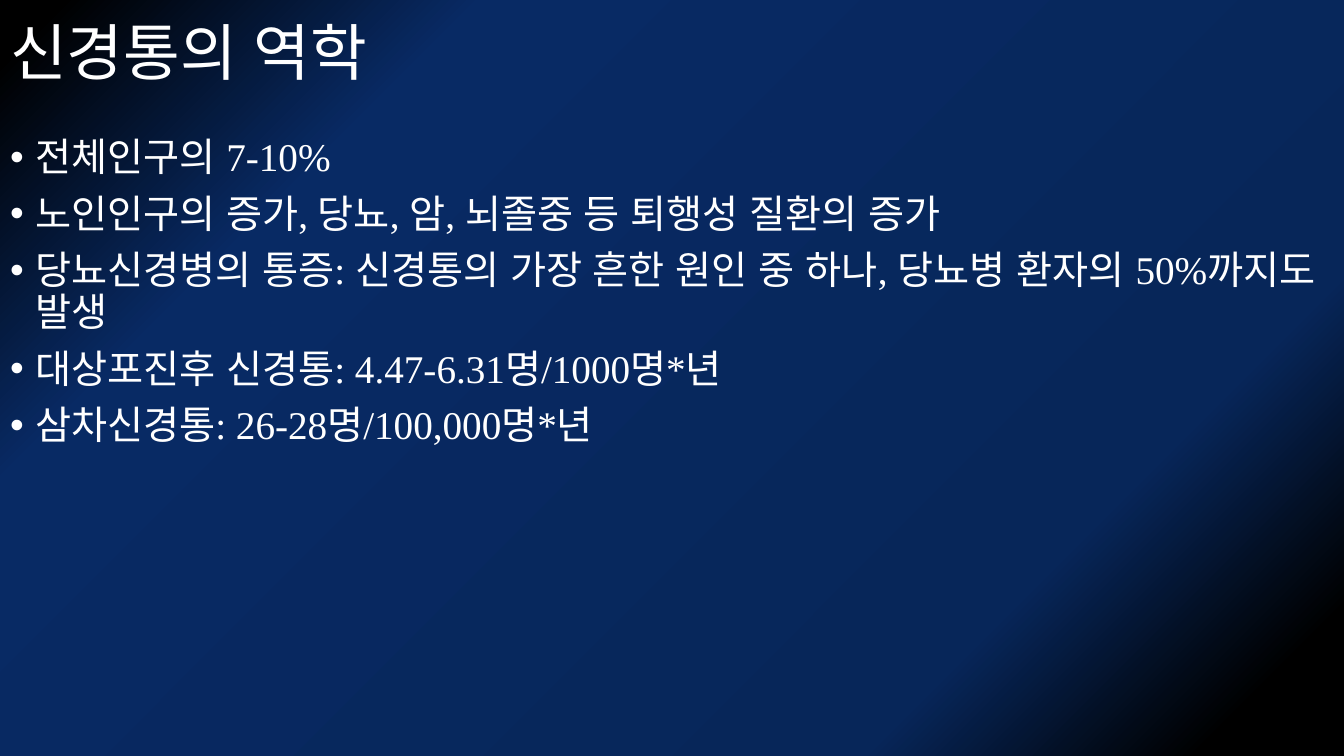
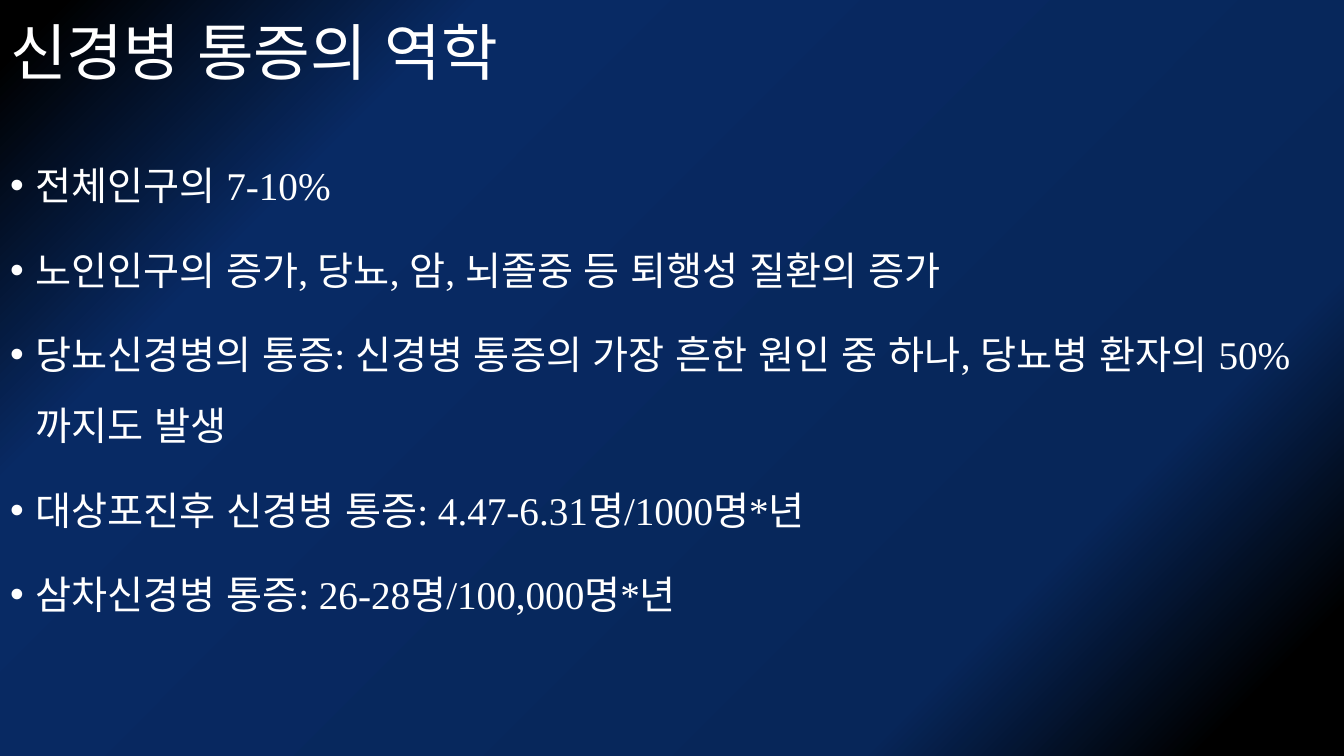
Before and after one commit to kjfdf/lecture, a slide deck: slide 3 of 2021.12 개원의연수강좌-neuropathic pain.pptx (slide 2 before the commit). Drawn at 1344x756 pixels with LibreOffice and Linux fonts; fonts in the diff are those of the drawing. Boxes give left, top, right and bottom in pixels: in the first picture for what was removed or moved away, otherwise in the second. Text is boxed around its words. In the diff, an @@ line names an element or a change of style, - is before the commit and + after.

```diff
--- a/2021.12 개원의연수강좌-neuropathic pain.pptx
+++ b/2021.12 개원의연수강좌-neuropathic pain.pptx
@@ title at (10, 23, 498, 80): text changed @@
-신경통의 역학
+신경병 통증의 역학
@@ text at (35, 167, 941, 291): line spacing 0.9 to 1.5 @@
@@ text at (35, 336, 1291, 615): text changed @@
-• 당뇨신경병의 통증: 신경통의 가장 흔한 원인 중 하나, 당뇨병 환자의 50%까지도 발생
-• 대상포진후 신경통: 4.47-6.31명/1000명*년
-• 삼차신경통: 26-28명/100,000명*년
+• 당뇨신경병의 통증: 신경병 통증의 가장 흔한 원인 중 하나, 당뇨병 환자의 50%까지도 발생
+• 대상포진후 신경병 통증: 4.47-6.31명/1000명*년
+• 삼차신경병 통증: 26-28명/100,000명*년
```
Also in this commit, not shown: 7 other slides changed, 4 slides added, 1 slide removed.
